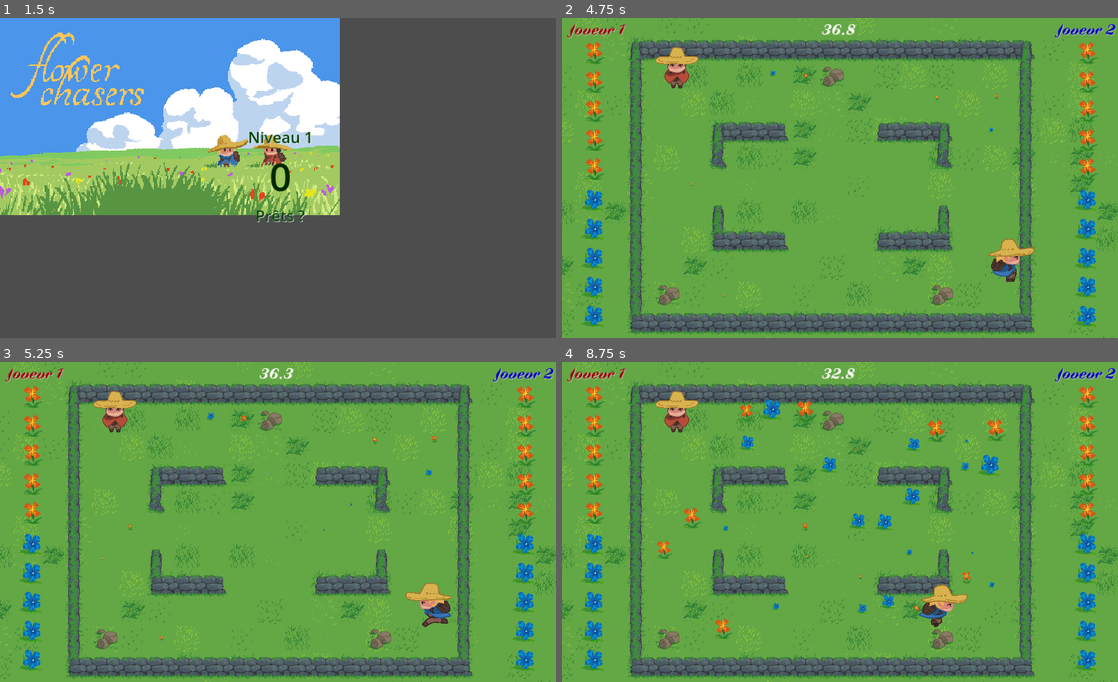
Above: before the commit, frames 1-4 (two rows, left to right).
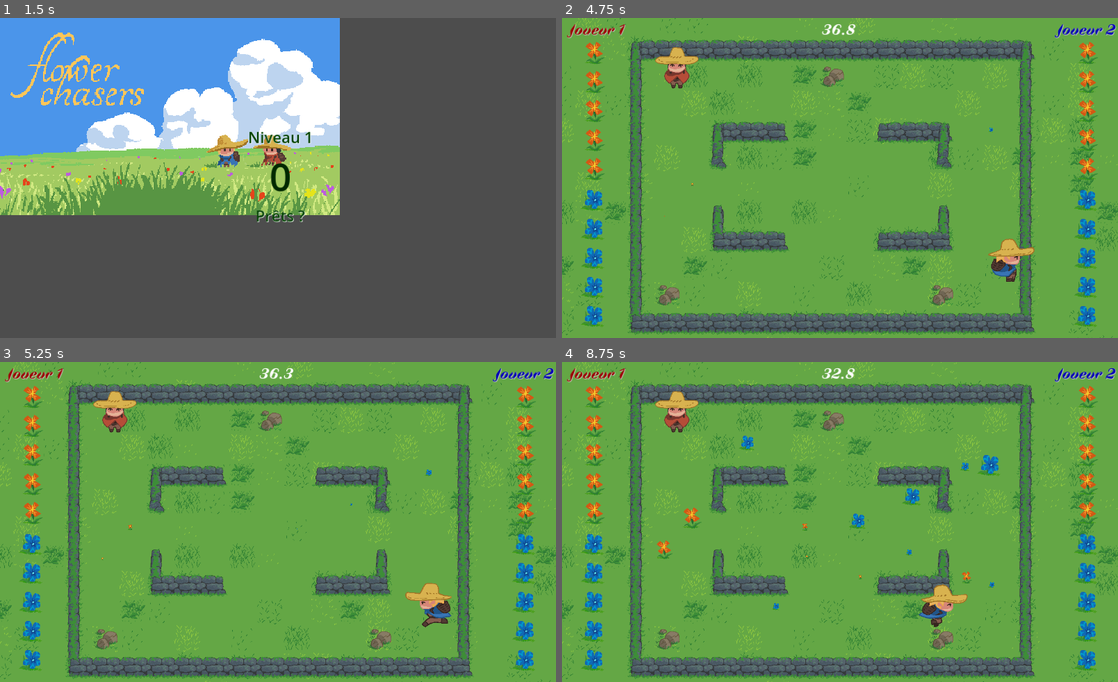
Above: after the commit, the same moments.

Repository: FablabMurat/2025GameJamCantal-1
Game: Godot game, scene res://root.tscn
Two runs of this game, one before a commit and one after it. Both use one fixed random seed, a clock stepped at 60 frames per second and the inputs below.
Inputs:
- Up to frame 1 (1.5 s): click "Start !" at 0.5 s; tap Enter (ui_accept) at 1.25 s; hold Right (ui_right) from 1.28 s (still down)
- Up to frame 2 (4.75 s): tap Enter (ui_accept) at 1.52, 2.27, 2.75, 3.77, 4.52 s; release Right (ui_right) at 2.78 s; hold Left (ui_left) 2.78-3.53 s; hold Right (ui_right) from 3.53 s (still down)
- Up to frame 3 (5.25 s): tap Enter (ui_accept) at 5 s; release Right (ui_right) at 5.03 s; hold Left (ui_left) from 5.03 s (still down)
- Up to frame 4 (8.75 s): tap Enter (ui_accept) at 5.27, 6.77, 7.52, 8.27 s; release Left (ui_left) at 5.78 s; hold Right (ui_right) 5.78-6.53 s; hold Left (ui_left) 6.53-8.03 s; hold Right (ui_right) from 8.03 s (still down)

Frame 1 is identical in both runs. In frame 2, less than 0.1% of the frame differs, in the area x 28-79%, y 16-88%; in frame 3, less than 0.1%; in frame 4, 1.1%, in the area x 27-80%, y 11-87%.

Commit message:
Amélioration du spawn des fleurs, comptabilisation des fleurs collectées pour faire un score.

Diff:
--- a/niveau.gd
+++ b/niveau.gd
@@ -5,6 +5,7 @@
 	set(val) :
 		mission = val.duplicate()
 		allflowers.resize(mission.size())
+@export var moreflowers : int = 2
 @export var growableplants : bool = true
 @export var duree : int = 120
 
@@ -39,7 +40,9 @@
 var plantetscn = preload("res://plante.tscn")
 var used_cells
 
-func spawnplants(tabspawn : Array, nrandom : int):
+func spawnplants():
+	var tabspawn = mission.map(func xx(elt): return elt*2)
+
 	used_cells = {}
 	# plantes pour la mission
 	for i in range(tabspawn.size()):
@@ -49,7 +52,7 @@
 				addplant(i+1,newplant)
 
 	# plantes supplémentaires (décor et effets)
-	for i in range(nrandom):
+	for i in range(moreflowers):
 		var newplant = plantetscn.instantiate()
 
 		var rand = randf()
@@ -109,7 +112,10 @@
 
 func endoflevel(nperso : int):
 	# Le perso a fini sa mission
-	niveaufini.emit(nperso) # FIXME : passer le score
+	var score : Array
+	for p in persos :
+		score.append(p.collected)
+	niveaufini.emit(nperso,score) # FIXME : passer le score
 
 #FIXME : ça peut dépendre de l'objectif de la mission
 func checkmatchnul():
--- a/perso.gd
+++ b/perso.gd
@@ -18,7 +18,9 @@
 
 var speedMultiplier = 0
 
-var mission : Array
+var mission : Array[int]
+var collected : Array[int]
+
 signal cueillette(perso : Perso,flower : Plante)
 signal missionfinie(nwinner : int)
 
@@ -34,6 +36,7 @@
 func start(np, _mission):
 	nperso = np
 	mission = _mission.duplicate()
+	collected.resize(mission.size())
 
 	bouger_droite = "move_right_%d" %  nperso
 	bouger_gauche = "move_left_%d" %  nperso
@@ -114,6 +117,8 @@
 
 func fleurcueillie(fleur : Plante):
 	if mission[fleur.flowertype-1] > 0 :
+		# On ne prend en compte que les fleurs attendues par la mission
+		collected[fleur.flowertype-1] += 1
 		# il faut en supprimer une du panier
 		mission[fleur.flowertype-1] -= 1
 
--- a/zonejeu.gd
+++ b/zonejeu.gd
@@ -14,7 +14,7 @@
 func _ready() -> void:
 	semegazon()
 	#var nbtotal = mission.reduce(func sum(total,nb): return total+nb*2) + 15
-	niveau.spawnplants(mission.map(func xx(elt): return elt*2),RANDFLOWERS)
+	niveau.spawnplants()
 	# Duree max de la mission
 	if dureemax > 0.0 :
 		$DureeJeuTimer.start(dureemax)
@@ -79,10 +79,13 @@
 
 func _on_duree_jeu_timer_timeout() -> void:
 	# qui gagne ? FIXME
-	endoflevel(0)
+	var score : Array
+	for p in niveau.persos :
+		score.append(p.collected)
+	endoflevel(0,score)
 
-func endoflevel(nperso):
-	niveaufini.emit(nperso)
+func endoflevel(nperso,tabscore):
+	niveaufini.emit(nperso,tabscore)
 
 # Called every frame. 'delta' is the elapsed time since the previous frame.
 func _process(delta: float) -> void:
